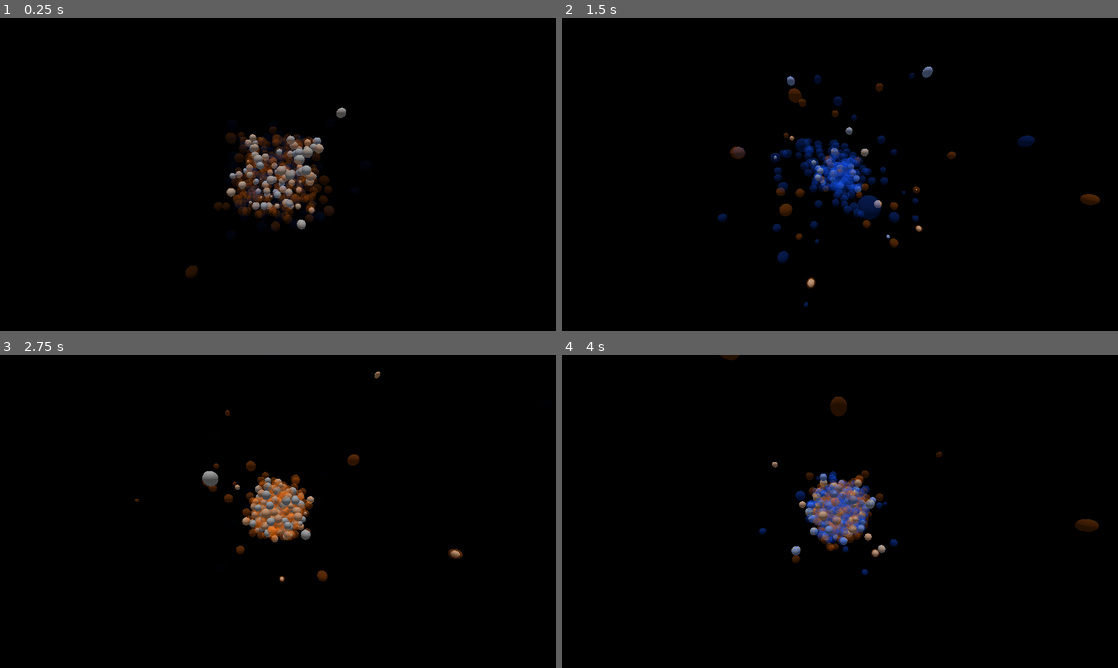
Above: before the commit, frames 1-4 (two rows, left to right).
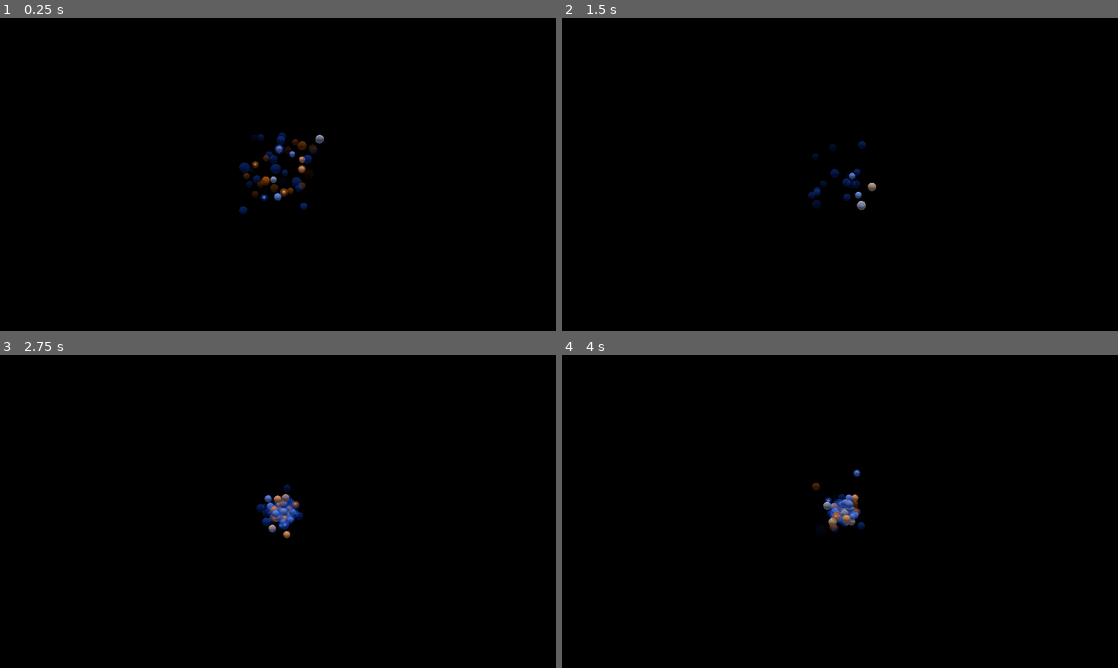
Above: after the commit, the same moments.

Repository: Z53-INCOMING/4D-Gravity-Simulator
Game: Godot game, scene res://world.tscn
Two runs of this game, one before a commit and one after it. Both use one fixed random seed, a clock stepped at 60 frames per second and the inputs below.
Inputs (mouse positions are in pixels of both pictures, inside the frame that each line leads up to):
- Up to frame 1 (0.25 s): no input
- Up to frame 2 (1.5 s): move the mouse to (962, 158) at 0.52 s; hold D (ana) 0.53-1.28 s; move the mouse to (728, 190) at 1.27 s; tap Ctrl (control) at 1.35 s
- Up to frame 3 (2.75 s): move the mouse to (333, 442) at 2.02 s; hold A (kata) from 2.03 s (still down)
- Up to frame 4 (4 s): move the mouse to (812, 574) at 2.77 s; release A (kata) at 2.78 s; tap Middle mouse button (pan) at 2.85 s; move the mouse to (1006, 558) at 3.52 s; hold Shift (shift) from 3.53 s (still down)

The runs differ from the first frame. In frame 1, 3.8% of the frame differs, in the area x 33-63%, y 28-83%; in frame 2, 3.8%, in the area x 28-97%, y 15-93%; in frame 3, 2.5%; in frame 4, 2.9%.

Commit message:
Fixed transparency bug

Diff:
--- a/PhysicsObject4D.gd
+++ b/PhysicsObject4D.gd
@@ -2,7 +2,7 @@
 
 @export var world_pos = Vector4.ZERO
 
-@export var radius = 0.5
+@export var radius = 0.5 # warning, not used by sim, just visual
 
 @export var mass = 1.0 # warning, not currently used by gravity sim
 
--- a/physics_object_4d.tscn
+++ b/physics_object_4d.tscn
@@ -3,10 +3,12 @@
 [ext_resource type="Script" path="res://PhysicsObject4D.gd" id="1_7gueg"]
 
 [sub_resource type="StandardMaterial3D" id="StandardMaterial3D_gk3tt"]
+resource_local_to_scene = true
 transparency = 1
 albedo_color = Color(0, 0.32549, 1, 1)
 
 [sub_resource type="StandardMaterial3D" id="StandardMaterial3D_4j0yw"]
+resource_local_to_scene = true
 transparency = 1
 albedo_color = Color(1, 0.4534, 0, 0.470588)
 
--- a/world.gd
+++ b/world.gd
@@ -1,6 +1,6 @@
 extends Node3D
 
-var particles = 1000
+var particles = 100
 
 @onready var particle_scene = preload("res://physics_object_4d.tscn")
 
Not shown: 1 places in world.tscn that only renumber resources
